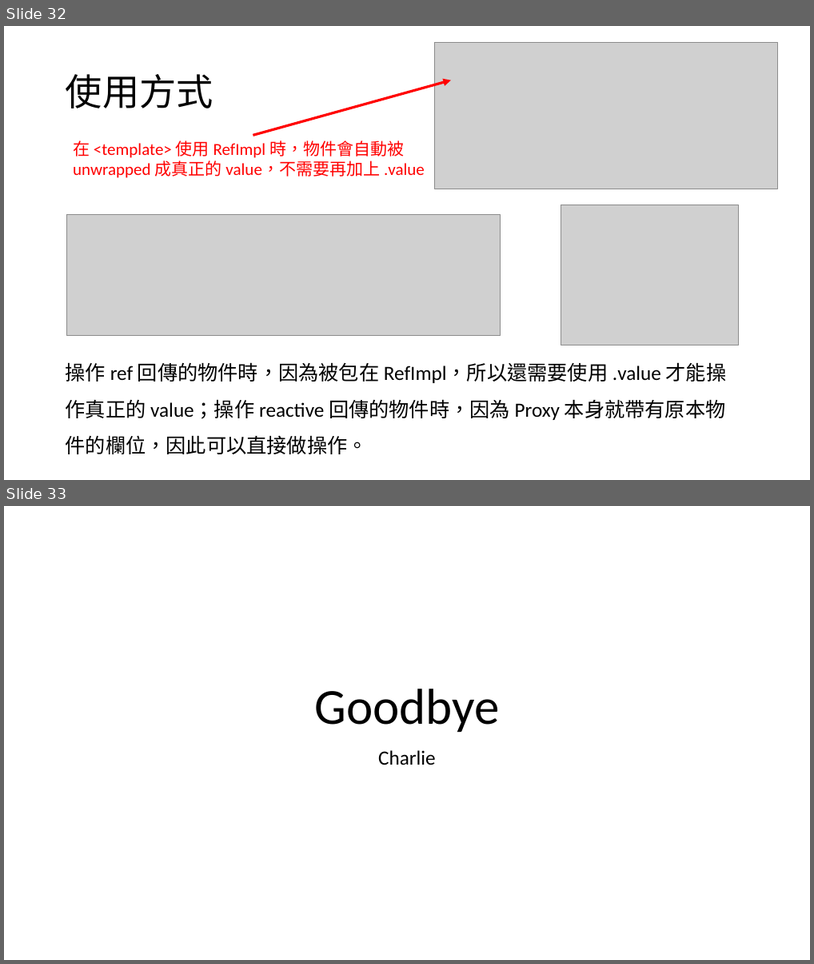
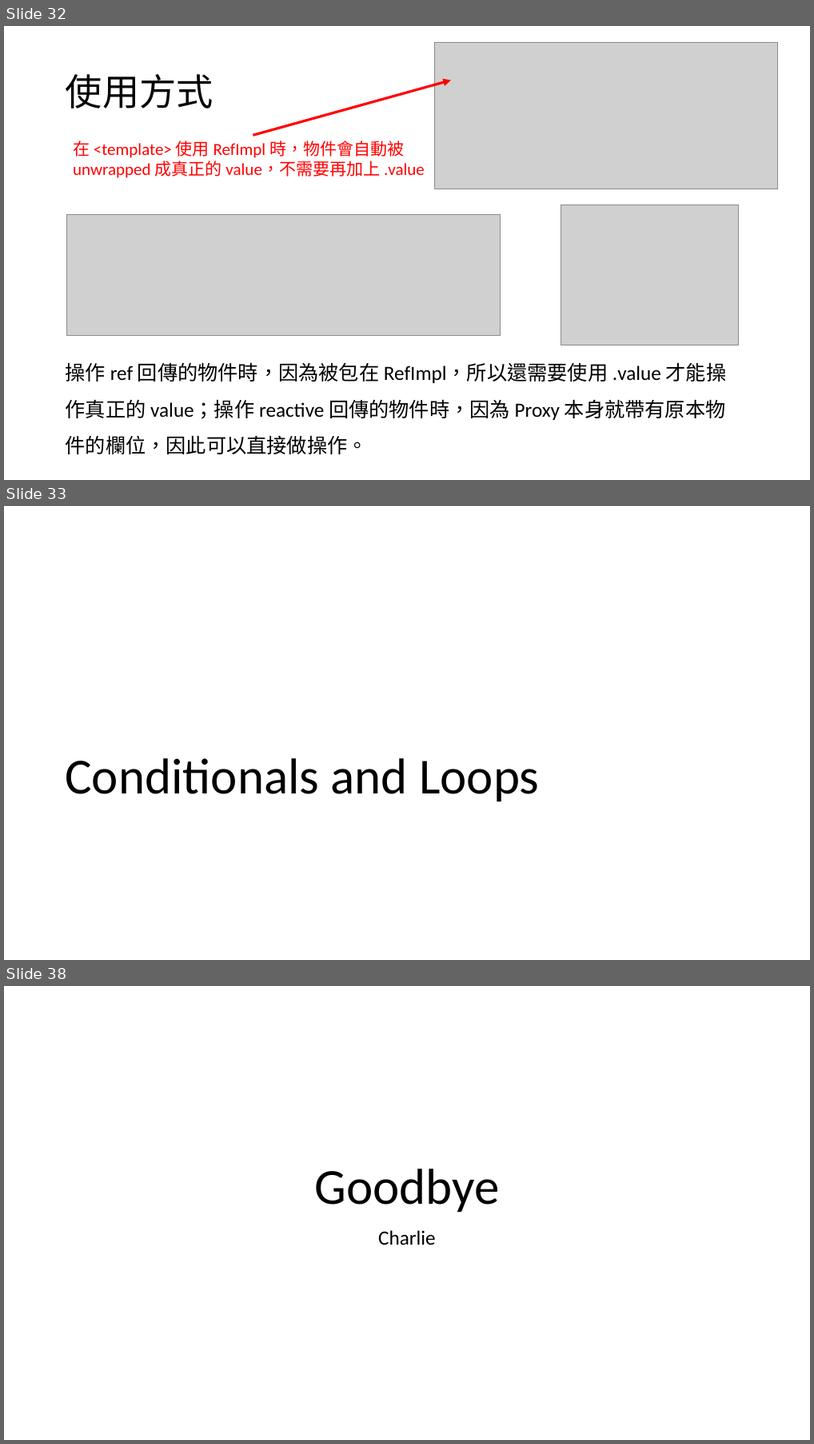
Before and after one commit to michael-ouyang-projects/vue3-practice, a slide deck: VUE3.pptx. Shown one above the other, each under a label of ours: slides 32 and 33 before the commit, slides 32, 33 and 38 after it; the slides between them are not shown. The pictures are 814x964 and 814x1444 pixels, drawn with LibreOffice and Linux fonts; fonts in the diff are those of the drawing; grey boxes stand for pictures. Boxes give left, top, right and bottom in pixels: in the first picture for what was removed or moved away, otherwise in the second. Text is boxed around its words. In the diff, an @@ line names an element or a change of style, - is before the commit and + after.

```diff
--- a/VUE3.pptx
+++ b/VUE3.pptx
@@ slide 33 added at box(4, 506, 810, 960), background #FFFFFF @@
@@ title added at box(65, 758, 539, 801), 60 pt, text #000000 @@
+Conditionals and Loops
@@ what was slide 33 is now slide 38 @@
```
Also in this commit, not shown: 1 slide changed, 4 other slides added.
